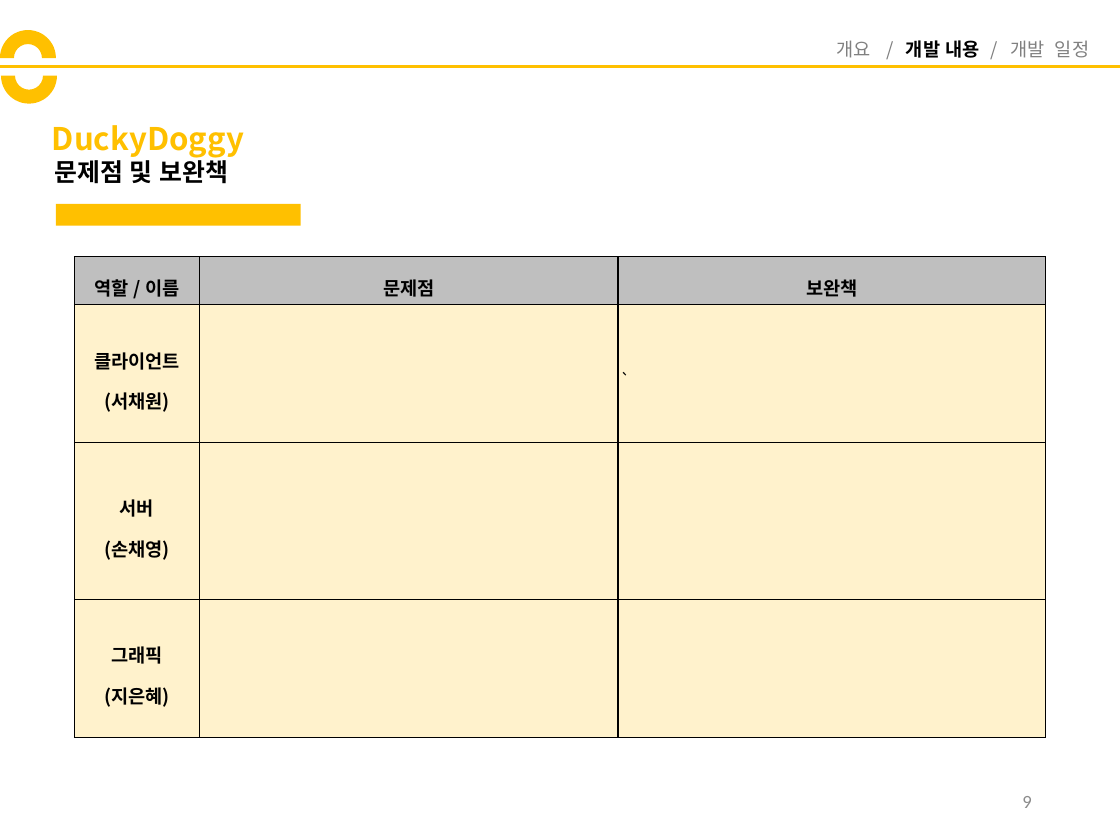
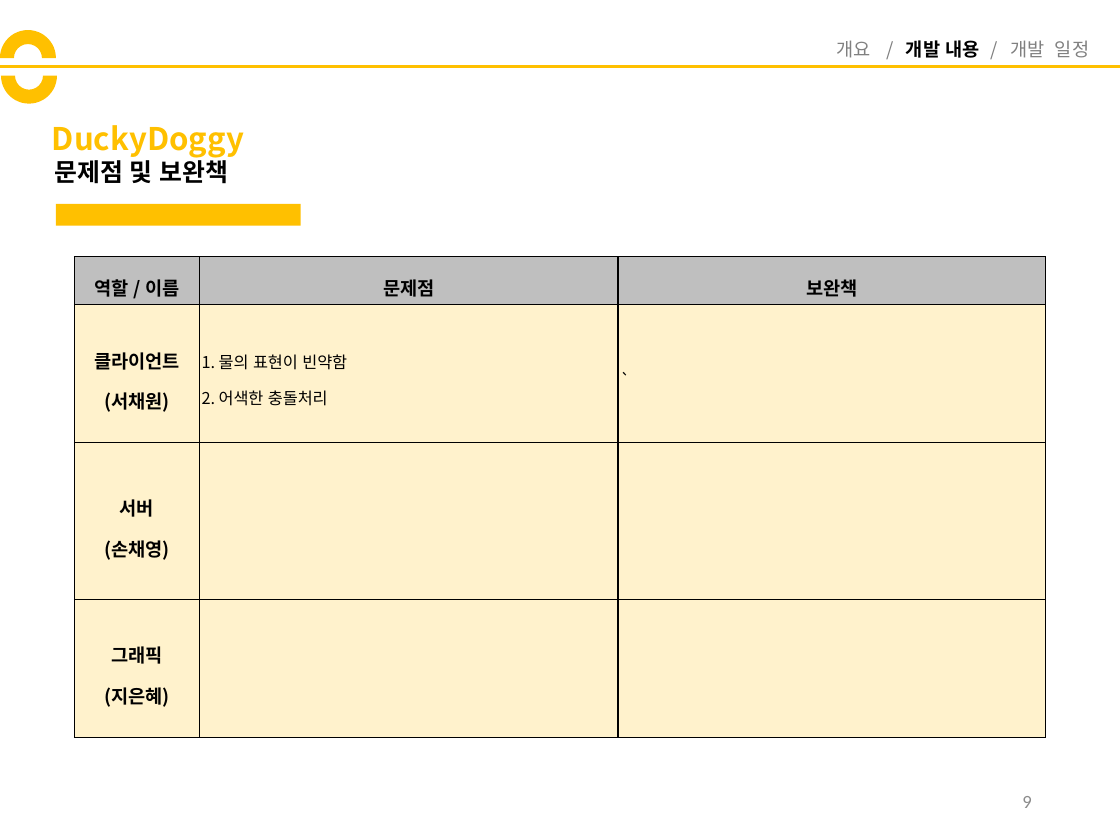
Before and after one commit to codnsj81/HuffAndPuff, a slide deck: slide 9 of 기획 문서/DuckyDoggy_중간발표.pptx. Drawn at 1120x840 pixels with LibreOffice and Linux fonts; fonts in the diff are those of the drawing. Boxes give left, top, right and bottom in pixels: in the first picture for what was removed or moved away, otherwise in the second. Text is boxed around its words. In the diff, an @@ line names an element or a change of style, - is before the commit and + after.

```diff
--- a/기획 문서/DuckyDoggy_중간발표.pptx
+++ b/기획 문서/DuckyDoggy_중간발표.pptx
@@ table at [75, 256, 1045, 737] @@
-row 2, column 2: 
+row 2, column 2: 1. 물의 표현이 빈약함 / 2. 어색한 충돌처리
```
Also in this commit, not shown: 2 other slides changed.
